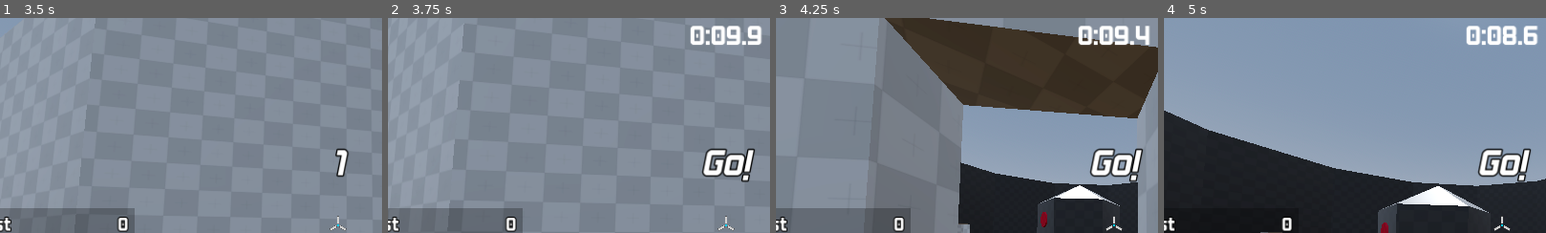
Above: before the commit, frames 1-4 (left to right).
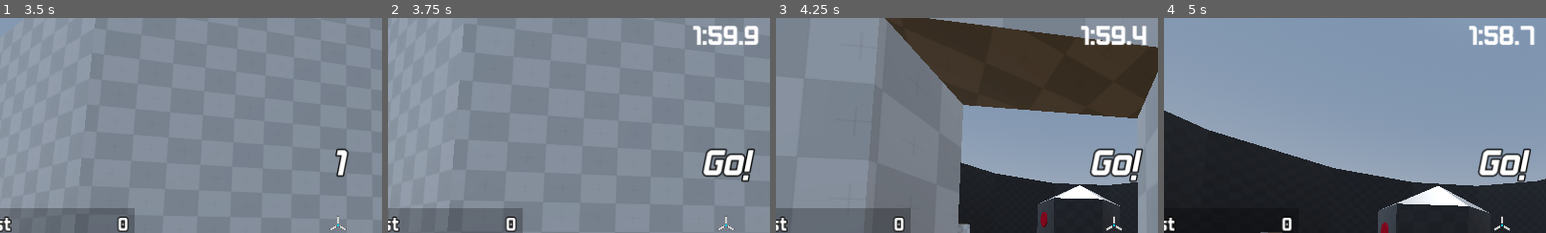
Above: after the commit, the same moments.

Repository: kdreese/godot-3D-shooter-project
Game: Godot game, scene res://src/states/menus/menu.tscn
The game is run twice, just before and just after one commit, with the same random seed, the same clock (stepped at 60 frames per second) and the same inputs.
Inputs (mouse positions are % of the whole screen's width and height, from its top left):
- Up to frame 1 (3.5 s): click "Free Play" at 0.5 s; tap Enter at 1.25 s; move the mouse to (55, 50) at 1.27 s; hold Right mouse button (melee_attack) 1.28-2.03 s; hold W (move_forwards) from 1.28 s (still down); tap Space (jump) at 1.52, 2, 2.27 s; move the mouse to (45, 50) at 2.02 s; click (45, 50) at 2.1 s; move the mouse to (52, 48) at 2.77 s; hold Right mouse button (melee_attack) from 2.78 s (still down)
- Up to frame 2 (3.75 s): keep holding W (move_forwards); tap Enter at 3.5 s; move the mouse to (49, 52) at 3.52 s; release Right mouse button (melee_attack) at 3.53 s; click (49, 52) at 3.6 s
- Up to frame 3 (4.25 s): keep holding W (move_forwards); tap Space (jump) at 3.77 s
- Up to frame 4 (5 s): keep holding W (move_forwards); move the mouse to (57, 51) at 4.27 s; hold Right mouse button (melee_attack) from 4.28 s (still down); tap Space (jump) at 4.52 s
The pictures show only the part of the screen within x 6-56%, y 2-52%; the shares and areas given below are measured in that part.

Frame 1 is identical in both runs. In frame 2, 1.0% of the frame differs, in the area x 79-98%, y 3-13%; in frame 3, 1.1%; in frame 4, 1.1%.

Commit message:
Undo temp match time change

Diff:
--- a/src/states/game.gd
+++ b/src/states/game.gd
@@ -46,7 +46,7 @@
 # The current state of the match
 var game_state := GameState.WAITING
 # Countdown timer for match length
-var time_remaining := 10.0
+var time_remaining := 120.0
 
 
 func _ready() -> void:
